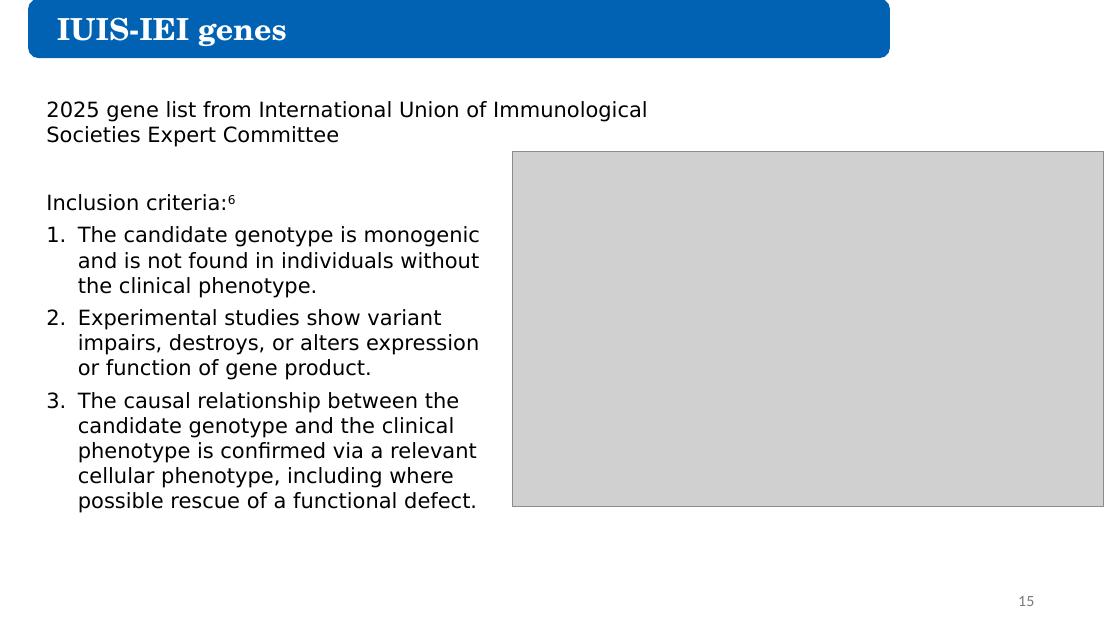
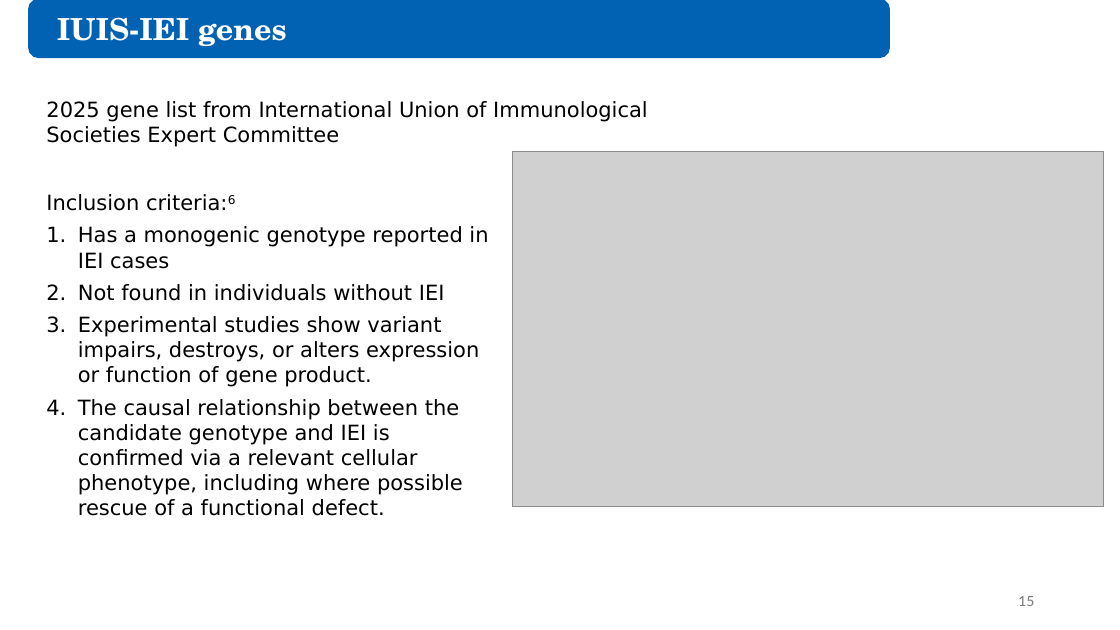
Before and after one commit to juliandeanmoran/BISSH, a slide deck: slide 15 of reports/2026-08-28_projectUpdate_3/2026-08-28_projectUpdate_3_jmoran.pptx. Drawn at 1120x630 pixels with LibreOffice and Linux fonts; fonts in the diff are those of the drawing; grey boxes stand for pictures. Boxes give left, top, right and bottom in pixels: in the first picture for what was removed or moved away, otherwise in the second. Text is boxed around its words. In the diff, an @@ line names an element or a change of style, - is before the commit and + after.

```diff
--- a/reports/2026-08-28_projectUpdate_3/2026-08-28_projectUpdate_3_jmoran.pptx
+++ b/reports/2026-08-28_projectUpdate_3/2026-08-28_projectUpdate_3_jmoran.pptx
@@ text at [78, 226, 488, 301]: text changed @@
-1. The candidate genotype is monogenic and is not found in individuals without the clinical phenotype.
+1. Has a monogenic genotype reported in IEI cases
+2. Not found in individuals without IEI
@@ text at [78, 399, 463, 516]: text changed @@
-3. The causal relationship between the candidate genotype and the clinical phenotype is confirmed via a relevant cellular phenotype, including where possible rescue of a functional defect.
+4. The causal relationship between the candidate genotype and IEI is confirmed via a relevant cellular phenotype, including where possible rescue of a functional defect.
```
Also in this commit, not shown: 4 other slides changed.
